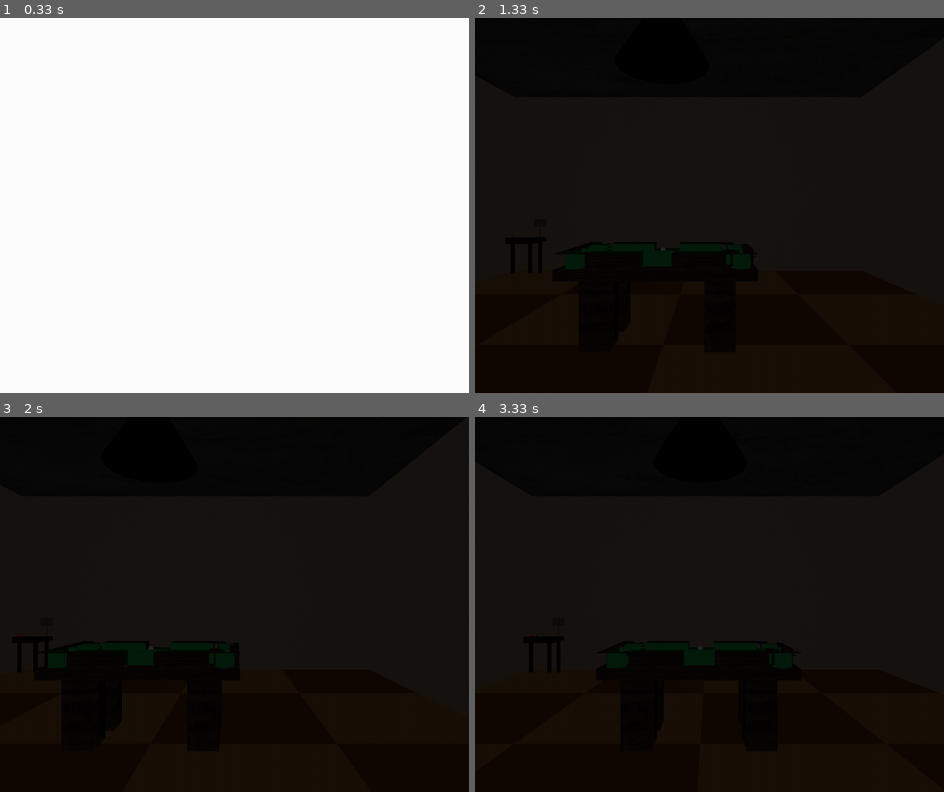
Above: before the commit, frames 1-4 (two rows, left to right).
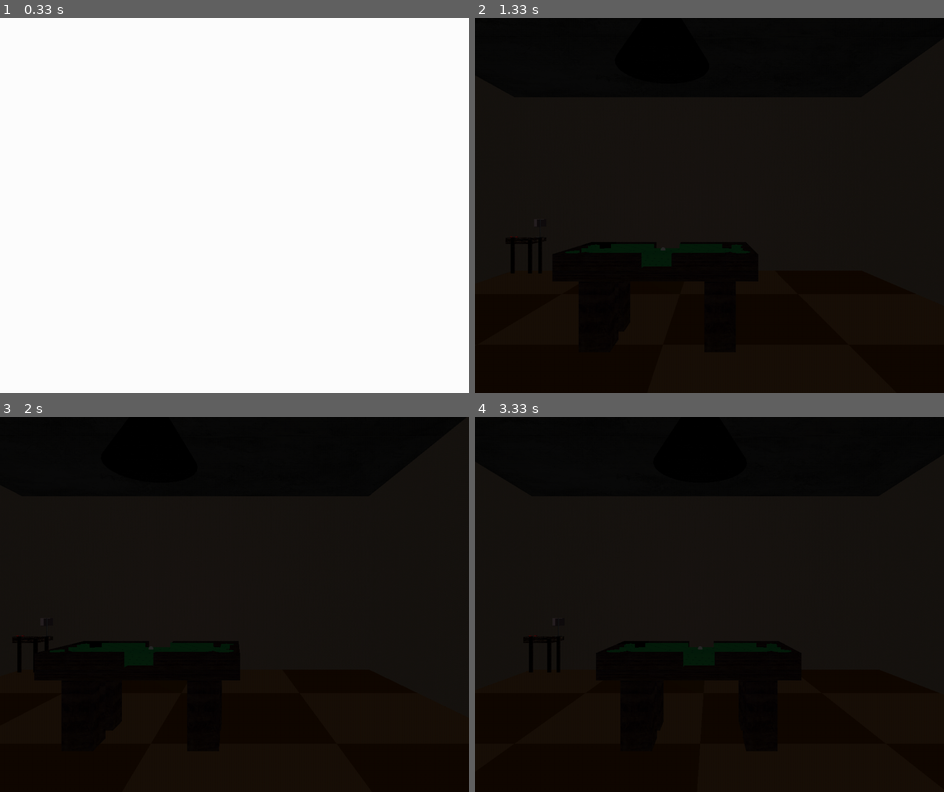
Above: after the commit, the same moments.

Repository: mikepmerritt/graphics-project-3
Game: pygame game, started from interactive_scene_pygame.py
Same seed, same stepped clock (60 frames per second), same inputs: the game is played once before the commit and once after it.
Inputs:
- Up to frame 1 (0.33 s): no input
- Up to frame 2 (1.33 s): hold D 0.33-0.8 s; hold W 0.83-1.3 s
- Up to frame 3 (2 s): hold D 1.33-1.8 s; hold A from 1.83 s (still down)
- Up to frame 4 (3.33 s): release A at 2.37 s; hold S 2.4-2.7 s; hold A 2.73-3.13 s; hold W from 3.17 s (still down)

Frame 1 is identical in both runs. In frame 2, less than 0.1% of the frame differs, in the area x 12-59%, y 54-67%; in frame 3, less than 0.1%, in the area x 8-50%, y 54-67%; in frame 4, less than 0.1%.

Commit message:
various fixes to make lighting work better

Diff:
--- a/interactive_scene_pygame.py
+++ b/interactive_scene_pygame.py
@@ -866,10 +866,33 @@
 # TODO: implement
 def draw_pool_table(x, y, z):
     # corners (3 x 2 x 3) # floor should be at midpoint level, hole extends down
-    draw_corner(x - 8, y + 4.75, z - 3.5)
-    draw_corner(x + 8, y + 4.75, z - 3.5)
-    draw_corner(x - 8, y + 4.75, z + 3.5)
-    draw_corner(x + 8, y + 4.75, z + 3.5)
+
+    # top left
+    glPushMatrix()
+    glTranslatef(-8, 4.75, -3.5)
+    glRotatef(-90, 0, 1, 0)
+    draw_corner(x, y, z)
+    glPopMatrix()
+
+    # top right
+    glPushMatrix()
+    glTranslatef(8, 4.75, -3.5)
+    glRotatef(180, 0, 1, 0)
+    draw_corner(x, y, z)
+    glPopMatrix()
+
+    # bottom left
+    glPushMatrix()
+    glTranslatef(-8, 4.75, 3.5)
+    draw_corner(x, y, z)
+    glPopMatrix()
+
+    # bottom right
+    glPushMatrix()
+    glTranslatef(8, 4.75, 3.5)
+    glRotatef(90, 0, 1, 0)
+    draw_corner(x, y, z)
+    glPopMatrix()
 
     # middles (3 x 2 x 3) # floor should be at midpoint level, hole extends down
 
@@ -1014,6 +1037,7 @@
     glTranslate(x, y, z)
 
     # wood section
+    set_wood_support_material(GL_FRONT)
     glBindTexture(GL_TEXTURE_2D, table_support_texture)
     glTexEnvf(GL_TEXTURE_ENV, GL_TEXTURE_ENV_MODE, GL_MODULATE) # try GL_DECAL/GL_REPLACE/GL_MODULATE
     glHint(GL_PERSPECTIVE_CORRECTION_HINT, GL_FASTEST)           # try GL_NICEST/GL_FASTEST
@@ -1022,11 +1046,28 @@
     glTexParameteri(GL_TEXTURE_2D, GL_TEXTURE_MAG_FILTER, GL_NEAREST) # try GL_NEAREST/GL_LINEAR
     glTexParameteri(GL_TEXTURE_2D, GL_TEXTURE_MIN_FILTER, GL_NEAREST)
 
+    # wood corner walls
+
+    # back
+    glPushMatrix()
+    glTranslate(-1.5, -0.75, 1.5)
+    draw_textured_plane(3, 1.5, 6, 4, table_support_texture)
+    glPopMatrix()
+
+    # side
+    glPushMatrix()
+    glTranslate(-1.5, -0.75, -1.5)
+    glRotatef(-90, 0, 1, 0)
+    draw_textured_plane(3, 1.5, 6, 4, table_support_texture)
+    glPopMatrix()
+
     # wood corner top
     glPushMatrix()
 
     # Enable/Disable each time or OpenGL ALWAYS expects texturing!
     glEnable(GL_TEXTURE_2D)
+
+    glNormal3f(0, 1, 0)
 
     glBegin(GL_TRIANGLE_STRIP)
     glTexCoord2f(0, -1)
@@ -1053,6 +1094,8 @@
     glVertex3f(1, 0.75, 0) # right circle (11)
     glEnd()
 
+    glNormal3f(0, 1, 0)
+
     glBegin(GL_TRIANGLE_STRIP)
     dtheta = math.pi / 4
     theta = math.pi
@@ -1097,7 +1140,7 @@
     glPopMatrix()
 
     # felt section
-    set_felt_material(GL_FRONT)
+    set_felt_material(GL_FRONT_AND_BACK) # TODO: fix normals and revert to front if possible
     glBindTexture(GL_TEXTURE_2D, felt_texture)
     glTexEnvf(GL_TEXTURE_ENV, GL_TEXTURE_ENV_MODE, GL_MODULATE) # try GL_DECAL/GL_REPLACE/GL_MODULATE
     glHint(GL_PERSPECTIVE_CORRECTION_HINT, GL_FASTEST)           # try GL_NICEST/GL_FASTEST
@@ -1114,7 +1157,7 @@
     # Enable/Disable each time or OpenGL ALWAYS expects texturing!
     glEnable(GL_TEXTURE_2D)
 
-    glNormal3f(0, 1, 0)
+    glNormal3f(0, -1, 0)
 
     glBegin(GL_TRIANGLE_FAN)
     glTexCoord2f(1.5, -1.5)
